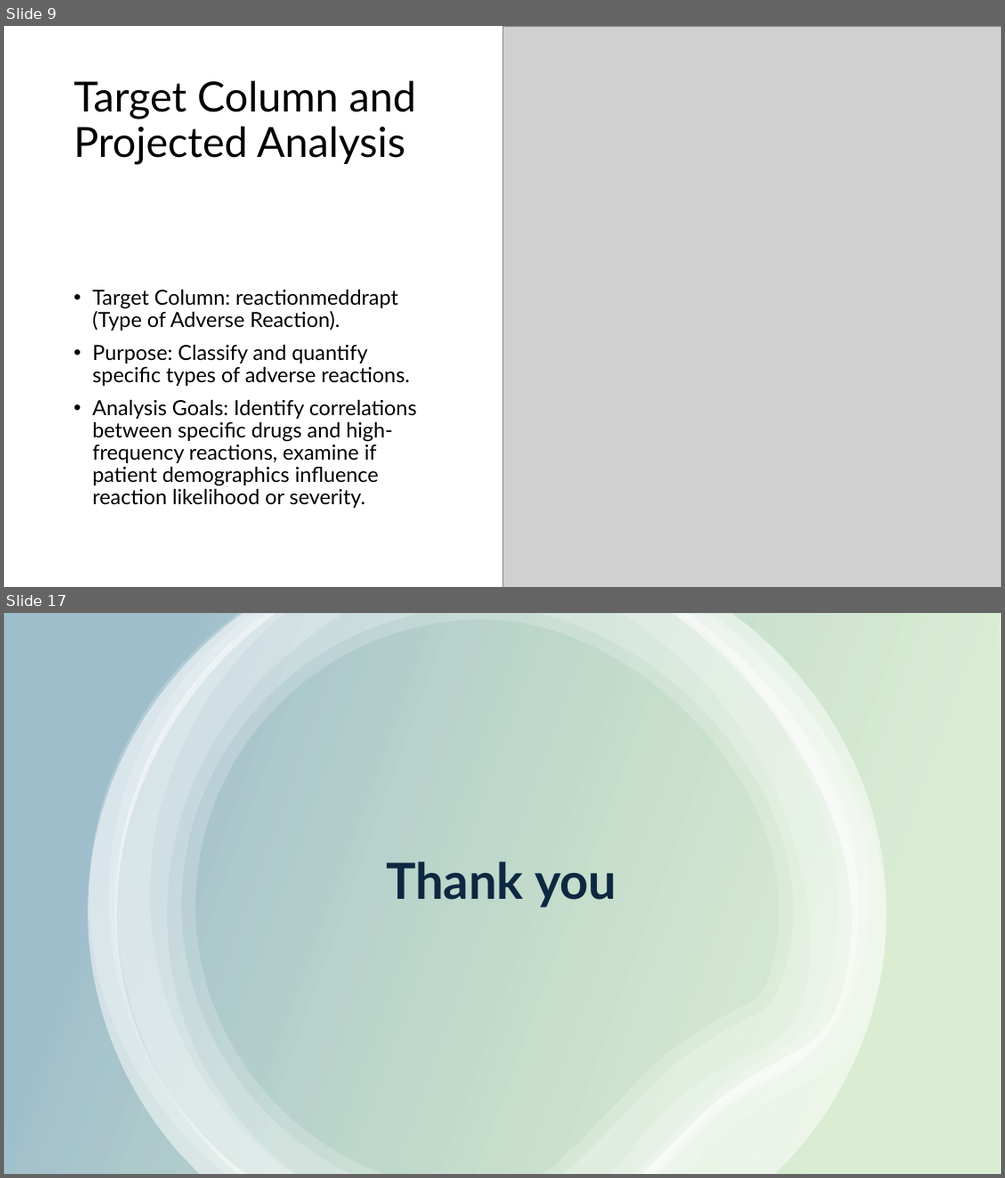
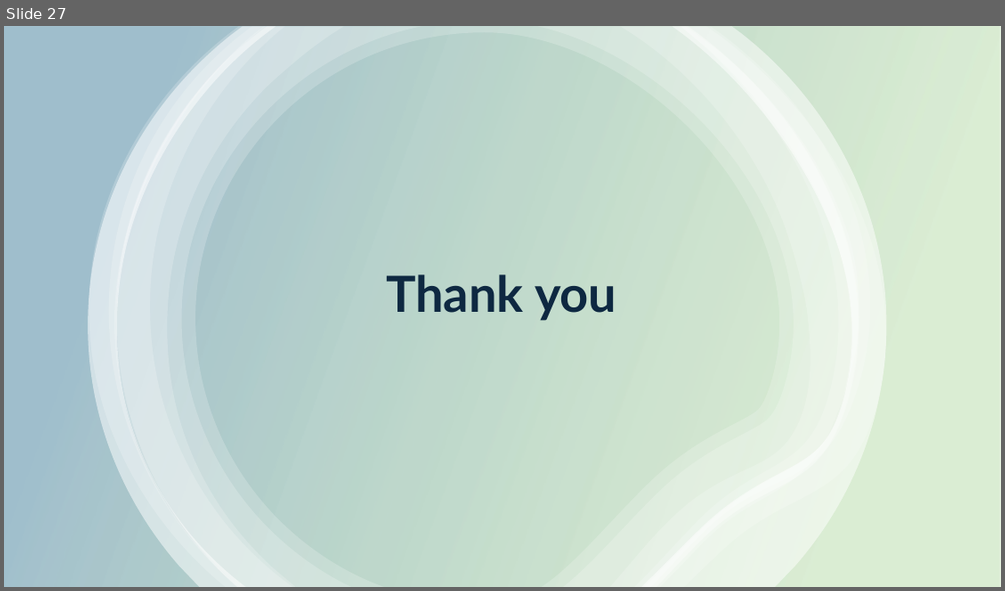
Before and after one commit to akshayparate123/Analysis-of-Adverse-Drug-Effects-Using-Big-Data-and-Cloud-Computing, a slide deck: PPT/Analysis of Adverse Drug Effects Using Big Data.pptx. Shown one above the other, each under a label of ours: slides 9 and 17 before the commit, slide 27 after it; the slides between them are not shown. The pictures are 1005x1178 and 1005x591 pixels, drawn with LibreOffice and Linux fonts; fonts in the diff are those of the drawing; grey boxes stand for pictures. Boxes give left, top, right and bottom in pixels: in the first picture for what was removed or moved away, otherwise in the second. Text is boxed around its words. In the diff, an @@ line names an element or a change of style, - is before the commit and + after.

```diff
--- a/PPT/Analysis of Adverse Drug Effects Using Big Data.pptx
+++ b/PPT/Analysis of Adverse Drug Effects Using Big Data.pptx
@@ slide 9 removed at bbox=[4, 26, 1001, 587], background #FFFFFF @@
@@ rectangle removed at bbox=[4, 26, 701, 213] @@
@@ picture removed at bbox=[502, 26, 1001, 587] @@
@@ title removed at bbox=[73, 80, 416, 165] @@
-Target Column and Projected Analysis
@@ text removed at bbox=[92, 289, 417, 507] @@
-• Target Column: reactionmeddrapt (Type of Adverse Reaction).
-• Purpose: Classify and quantify specific types of adverse reactions.
-• Analysis Goals: Identify correlations between specific drugs and high-frequency reactions, examine if patient demographics influence reaction likelihood or severity.
@@ what was slide 17 is now slide 27 @@
```
Also in this commit, not shown: 9 slides changed, 16 slides added, 5 other slides removed, 5 other files.
